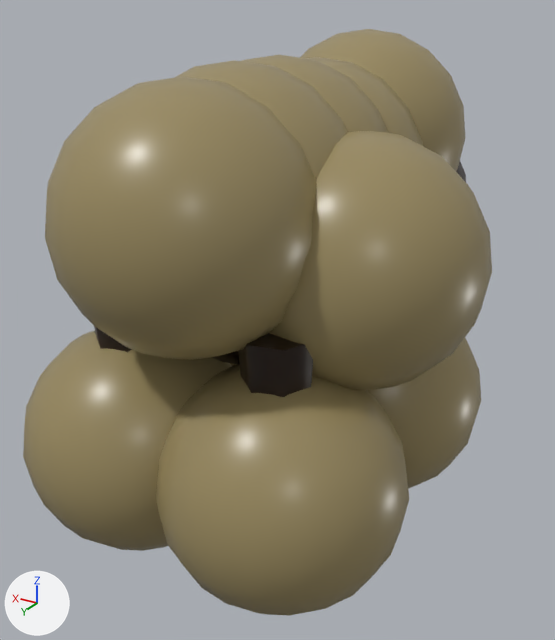
Before and after pictures for a commit that changed the glTF model public/assets/models/circle-briar-ram.glb.
One viewpoint serves both versions: a camera (50 mm lens) standing at (-1.66, 2.62, 1.85) and looking at (0.04, -0.21, 0.44). The lights are fixed; the arrows at lower left show +X, +Y and +Z. The picture after the commit comes second.

The scene before the commit, as lines of its bpy script (objects in view):
```python
me_mesh_0 = bpy.data.meshes.new('Mesh_0')
me_mesh_0.from_pydata(...)  # 496 vertices, 920 faces; spans x -0.51..0.5, y -1.64..0.6, z 0.06..1.35
me_mesh_0.materials.append(mat_ram_joints)  # black #24150a
me_mesh_2 = bpy.data.meshes.new('Mesh_2')
me_mesh_2.from_pydata(...)  # 2250 vertices, 4440 faces; spans x -0.97..0.97, y -1.5..0.98, z -0.44..1.68
me_mesh_2.materials.append(mat_ram_armor)  # yellow #9a8b61
ob_mesh_0 = bpy.data.objects.new('Mesh_0', me_mesh_0)
ob_mesh_0.location = (0.0, 0.0, 0.0)
ob_mesh_2 = bpy.data.objects.new('Mesh_2', me_mesh_2)
ob_mesh_2.location = (0.0, 0.0, 0.0)
```
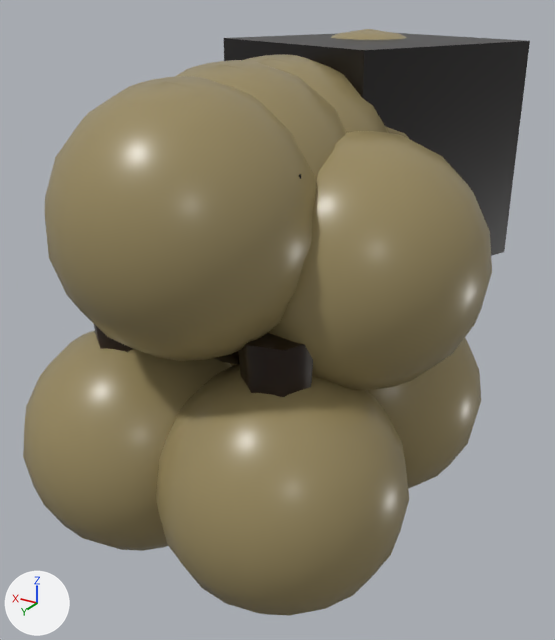
Boxes (x1, y1, x2, y2) around the edits, measured in the pictures (555 x 640 px):
```json
{"object": "Mesh_4", "change": "added", "after": [224, 33, 530, 256], "on screen": "black"}
```

The change, as JSON lines over the scene's bpy script:
```json
{"op": "add", "block": "mat_ram_damage_moderate_crack", "code": ["mat_ram_damage_moderate_crack = principled_material('ram-damage-moderate-crack')", "mat_ram_damage_moderate_crack.base_color = (0.00315, 0.00103, 0.00042)  # black #0a0301", "mat_ram_damage_moderate_crack.roughness = 0.329"]}
{"op": "add", "block": "me_mesh_4", "code": ["me_mesh_4 = bpy.data.meshes.new('Mesh_4')", "me_mesh_4.from_pydata(...)  # 48 vertices, 72 faces; spans x -0.74..0.58, y -1.53..0.68, z 0.64..1.64", "me_mesh_4.materials.append(mat_ram_damage_moderate_crack)  # black #0a0301"]}
{"op": "add", "block": "ob_mesh_4", "code": ["ob_mesh_4 = bpy.data.objects.new('Mesh_4', me_mesh_4)", "ob_mesh_4.location = (0.0, 0.0, 0.0)"]}
```
